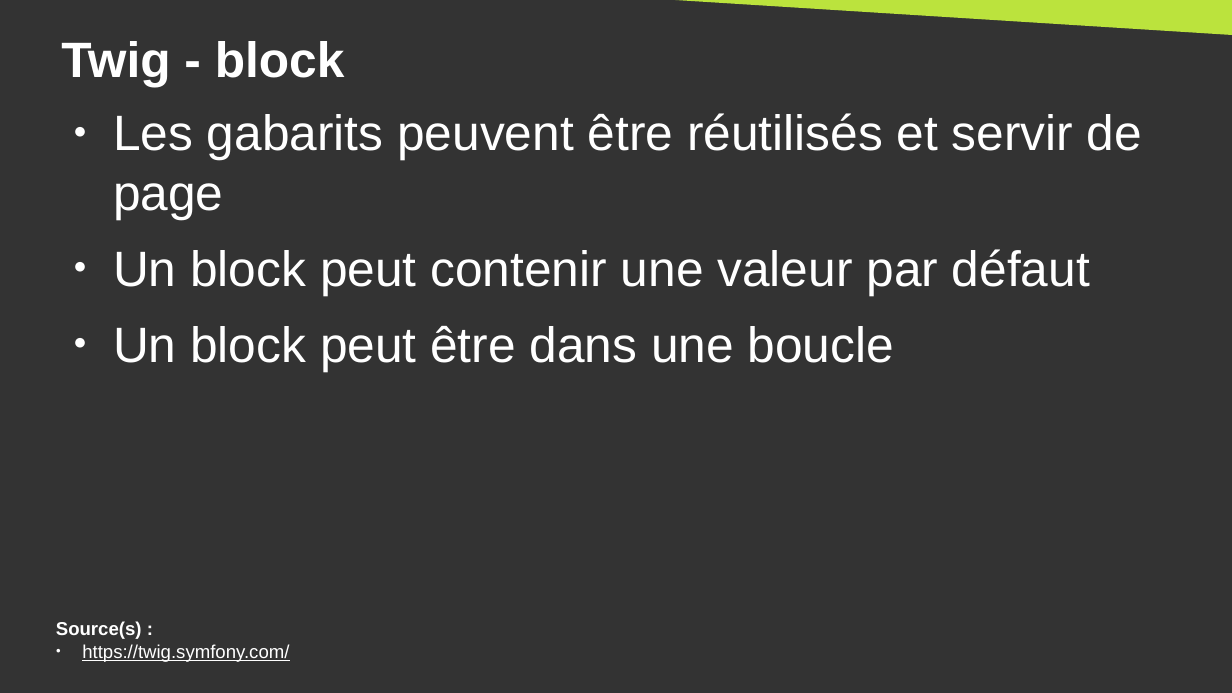
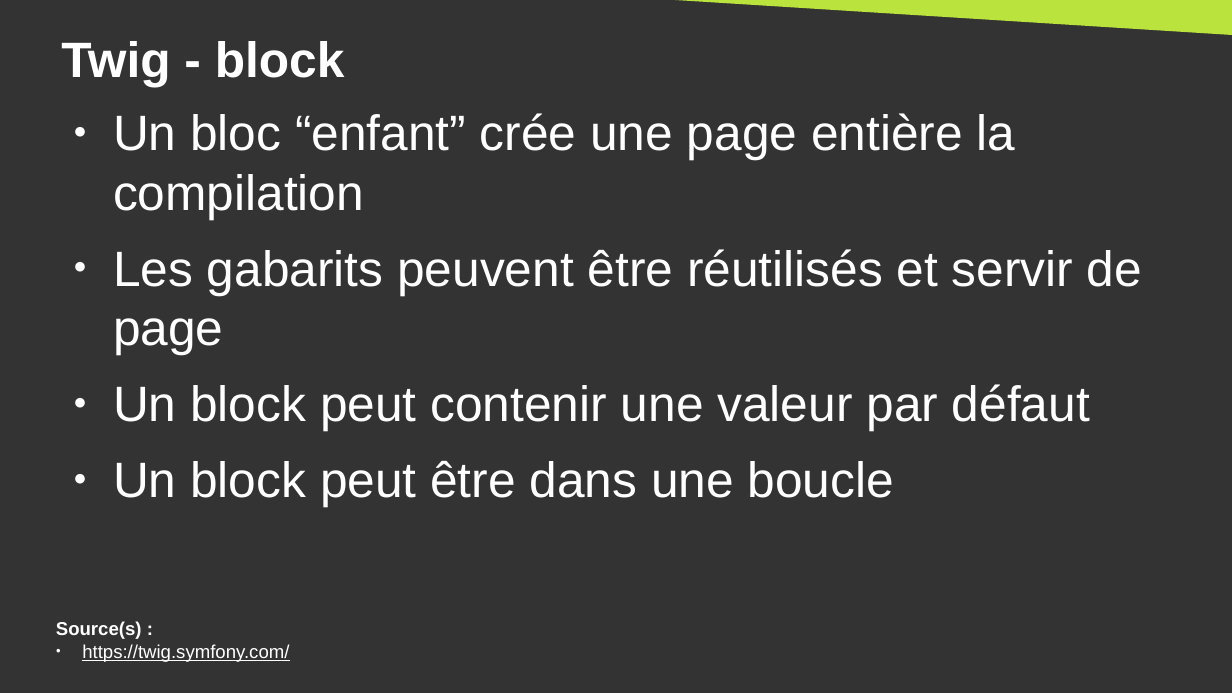
Before and after one commit to DanYellow/cours, a slide deck: slide 35 of developpement-front-s5/travaux-pratiques/numero-4/presentation.odp (slide 33 before the commit). Drawn at 1232x693 pixels with LibreOffice and Linux fonts; fonts in the diff are those of the drawing. Boxes give left, top, right and bottom in pixels: in the first picture for what was removed or moved away, otherwise in the second. Text is boxed around its words. In the diff, an @@ line names an element or a change of style, - is before the commit and + after.

```diff
--- a/developpement-front-s5/travaux-pratiques/numero-4/presentation.odp
+++ b/developpement-front-s5/travaux-pratiques/numero-4/presentation.odp
@@ text at box(113, 113, 1016, 219): paragraph added @@
+● Un bloc “enfant” crée une page entière la compilation
```
Also in this commit, not shown: 13 other slides changed, 2 slides added, 4 other files.
